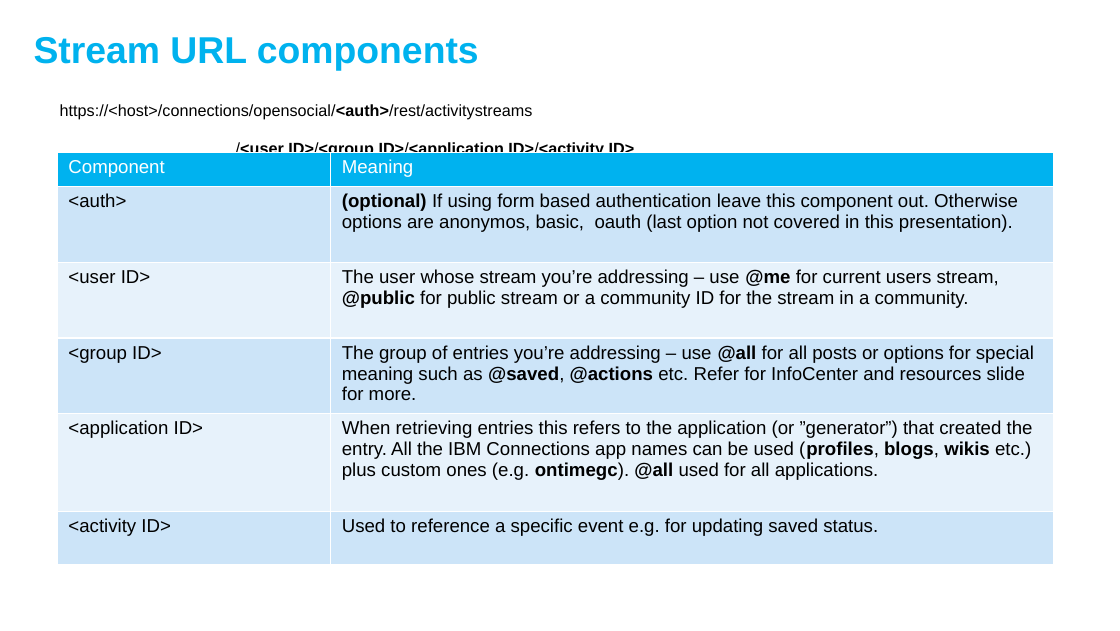
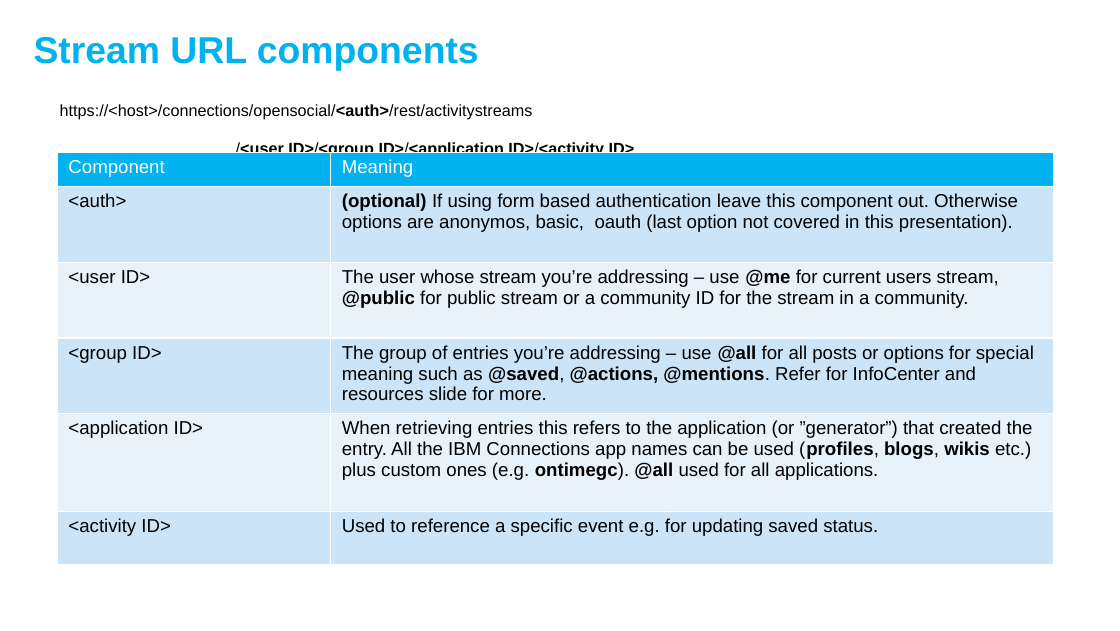
Before and after one commit to lekkimworld/IC14_BP301, a slide deck: slide 16 of BP301 - An introduction to working with the Activity Stream.pptx. Drawn at 1120x631 pixels with LibreOffice and Linux fonts; fonts in the diff are those of the drawing; background and template pictures are left out. Boxes give left, top, right and bottom in pixels: in the first picture for what was removed or moved away, otherwise in the second. Text is boxed around its words. In the diff, an @@ line names an element or a change of style, - is before the commit and + after.

```diff
--- a/BP301 - An introduction to working with the Activity Stream.pptx
+++ b/BP301 - An introduction to working with the Activity Stream.pptx
@@ table at [57, 152, 1054, 564] @@
-row 4, column 2: The group of entries you’re addressing – use @all for all posts or options for special meaning such as @saved, @actions etc. Refer for InfoCenter and resources slide for more.
+row 4, column 2: The group of entries you’re addressing – use @all for all posts or options for special meaning such as @saved, @actions, @mentions. Refer for InfoCenter and resources slide for more.
```
Also in this commit, not shown: 1 other slide changed.
